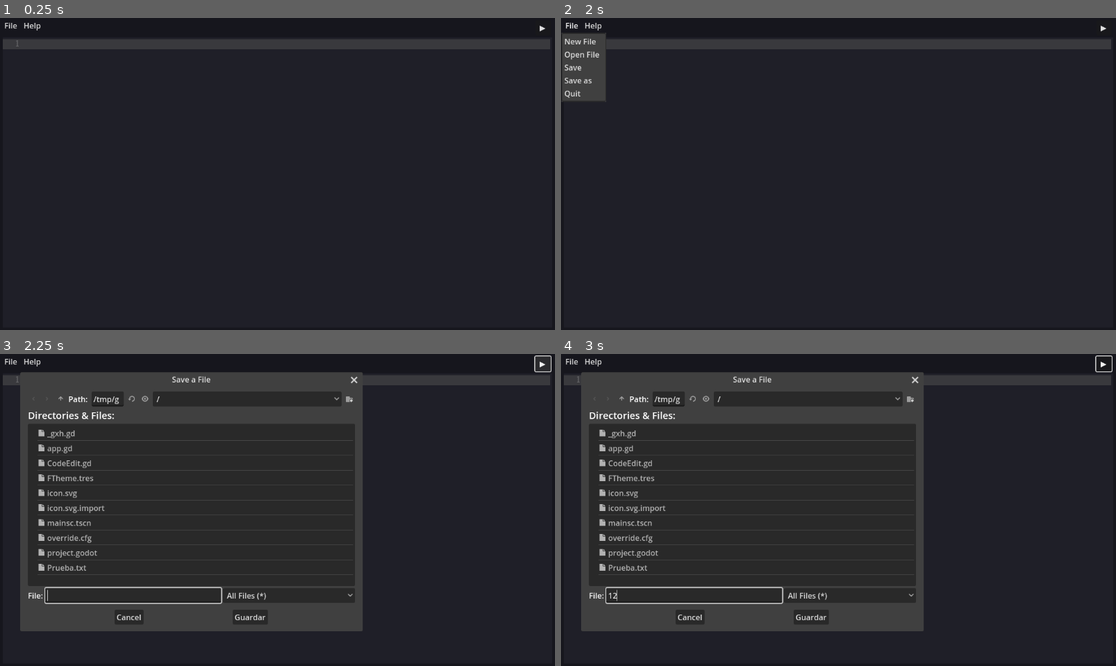
Above: before the commit, frames 1-4 (two rows, left to right).
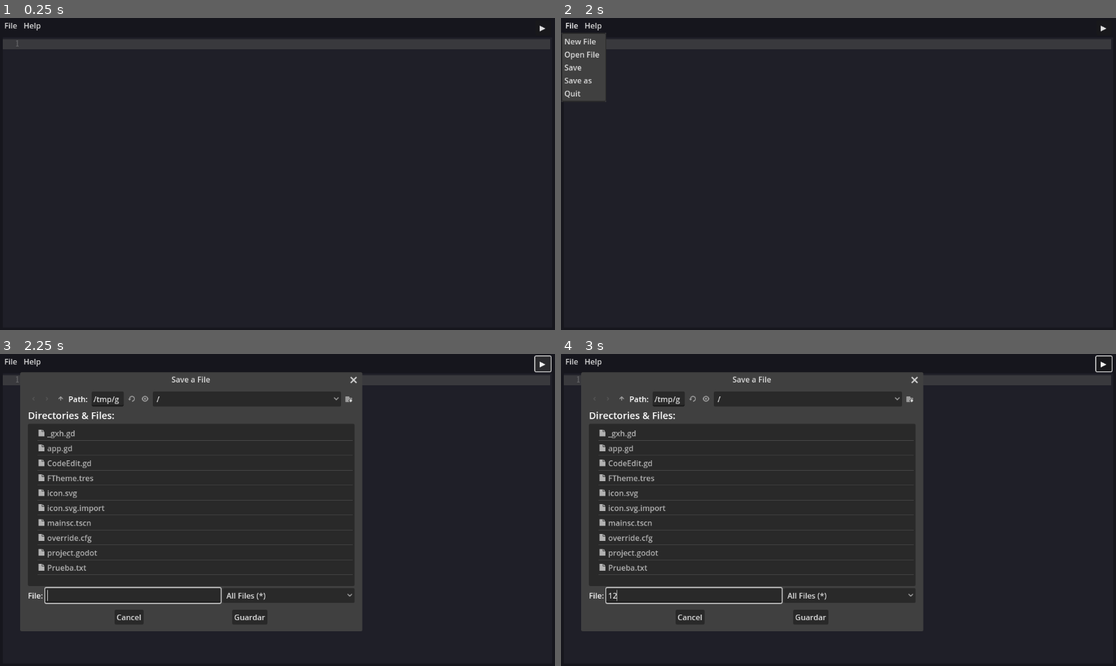
Above: after the commit, the same moments.

Repository: mortalcr/Tronchaeditor
Game: Godot game, scene res://mainsc.tscn
Two runs of this game, one before a commit and one after it. Both use one fixed random seed, a clock stepped at 60 frames per second and the inputs below.
Inputs (mouse positions are in pixels of both pictures, inside the frame that each line leads up to):
- Up to frame 1 (0.25 s): no input
- Up to frame 2 (2 s): click (838, 183) at 0.52 s; type "12" at 0.6 s; click "File" at 1.25 s
- Up to frame 3 (2.25 s): click "▶" at 2 s
- Up to frame 4 (3 s): click (694, 594) at 2.77 s; type "12" at 2.85 s

Frames 1-2 are identical in both runs. In frame 3, 0.2% of the frame differs, in the area x 30-65%, y 7-86%; in frame 4, 0.2%.
Error in both runs: Unable to iterate on object of type 'Nil'. (res://app.gd:119)

Commit message:
fix: remove boot splash art

Diff:
--- a/project.godot
+++ b/project.godot
@@ -13,6 +13,7 @@
 run/main_scene="res://mainsc.tscn"
 config/features=PackedStringArray("4.2", "Forward Plus")
 boot_splash/bg_color=Color(0.141176, 0.141176, 0.141176, 1)
+boot_splash/show_image=false
 config/icon="res://icon.svg"
 
 [editor_plugins]
